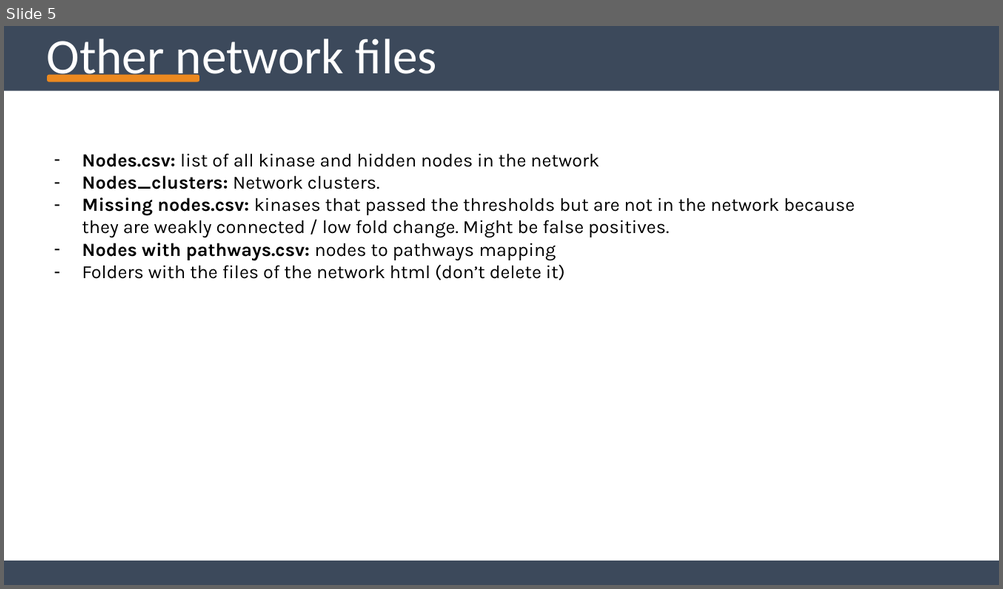
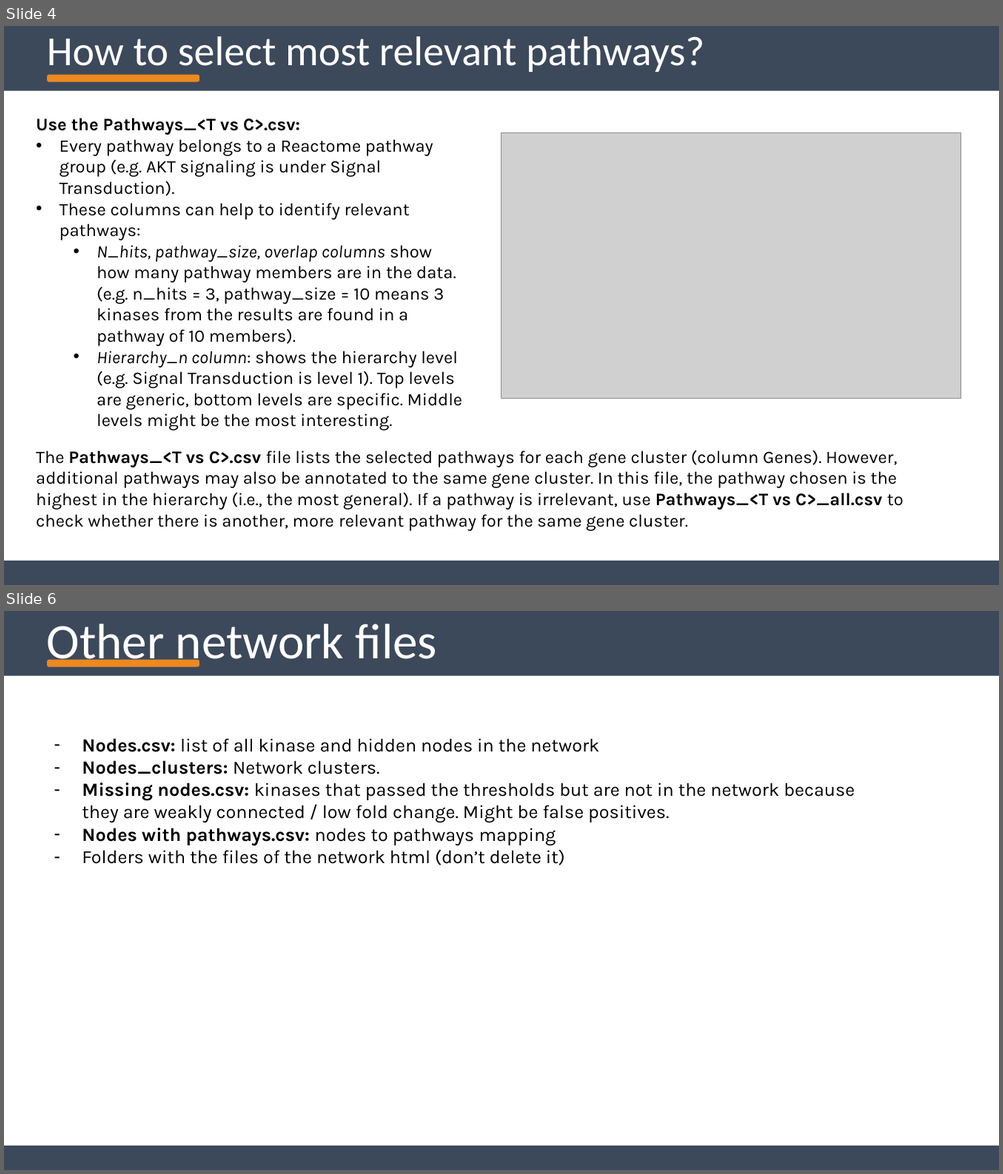
Before and after one commit to pamgene/Network_generation, a slide deck: UKA_networks_interpretation_guide.pptx. Shown one above the other, each under a label of ours: slide 5 before the commit, slides 4 and 6 after it; the slides between them are not shown. The pictures are 1003x589 and 1003x1174 pixels, drawn with LibreOffice and Linux fonts; fonts in the diff are those of the drawing; grey boxes stand for pictures; background and template pictures are left out. Boxes give left, top, right and bottom in pixels: in the first picture for what was removed or moved away, otherwise in the second. Text is boxed around its words. In the diff, an @@ line names an element or a change of style, - is before the commit and + after.

```diff
--- a/UKA_networks_interpretation_guide.pptx
+++ b/UKA_networks_interpretation_guide.pptx
@@ slide 4 added at bbox=[4, 26, 999, 585], background #FFFFFF; not listed: 3 template elements that a slide beside it also shows @@
@@ text added at bbox=[47, 36, 704, 75], 40 pt, text #FFFFFF @@
+How to select most relevant pathways?
@@ text added at bbox=[36, 118, 462, 427], 17 pt, text #000000 @@
+Use the Pathways_<T vs C>.csv:
+• Every pathway belongs to a Reactome pathway group (e.g. AKT signaling is under Signal Transduction).
+• These columns can help to identify relevant pathways:
+  • N_hits, pathway_size, overlap columns show how many pathway members are in the data. (e.g. n_hits = 3, pathway_size = 10 means 3 kinases from the results are found in a pathway of 10 members).
+  • Hierarchy_n column: shows the hierarchy level (e.g. Signal Transduction is level 1). Top levels are generic, bottom levels are specific. Middle levels might be the most interesting.
@@ picture added at bbox=[502, 133, 962, 398] @@
@@ text added at bbox=[36, 451, 903, 531], 17 pt, text #000000 @@
+The Pathways_<T vs C>.csv file lists the selected pathways for each gene cluster (column Genes). However, additional pathways may also be annotated to the same gene cluster. In this file, the pathway chosen is the highest in the hierarchy (i.e., the most general). If a pathway is irrelevant, use Pathways_<T vs C>_all.csv to check whether there is another, more relevant pathway for the same gene cluster.
@@ what was slide 5 is now slide 6 @@
```
Also in this commit, not shown: 5 slides changed, 10 other files.
